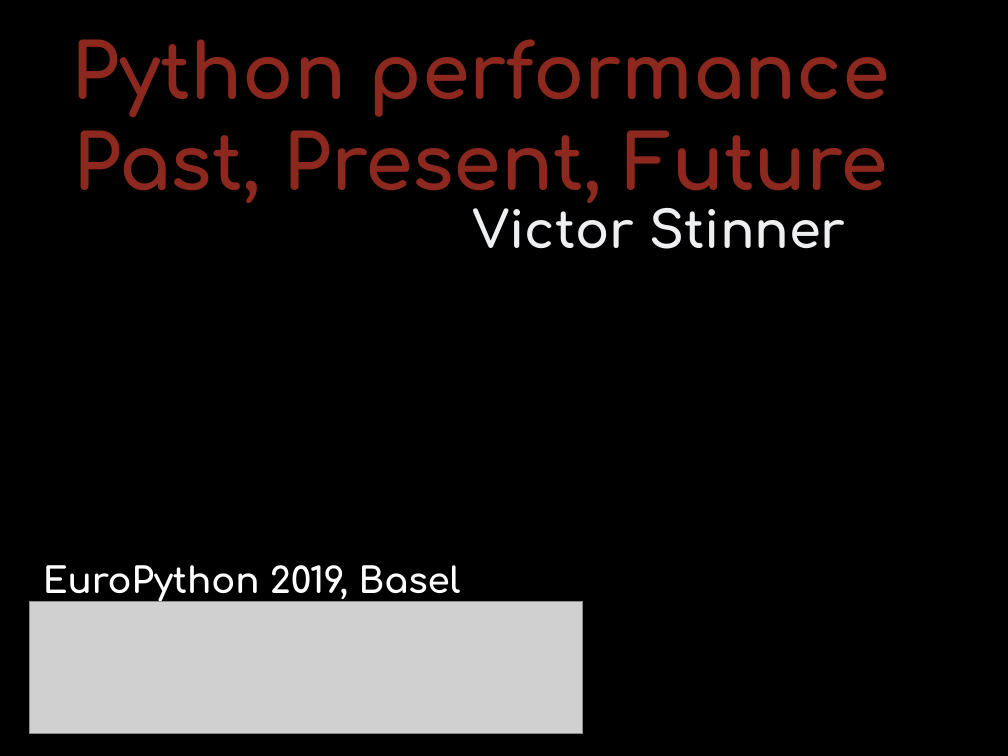
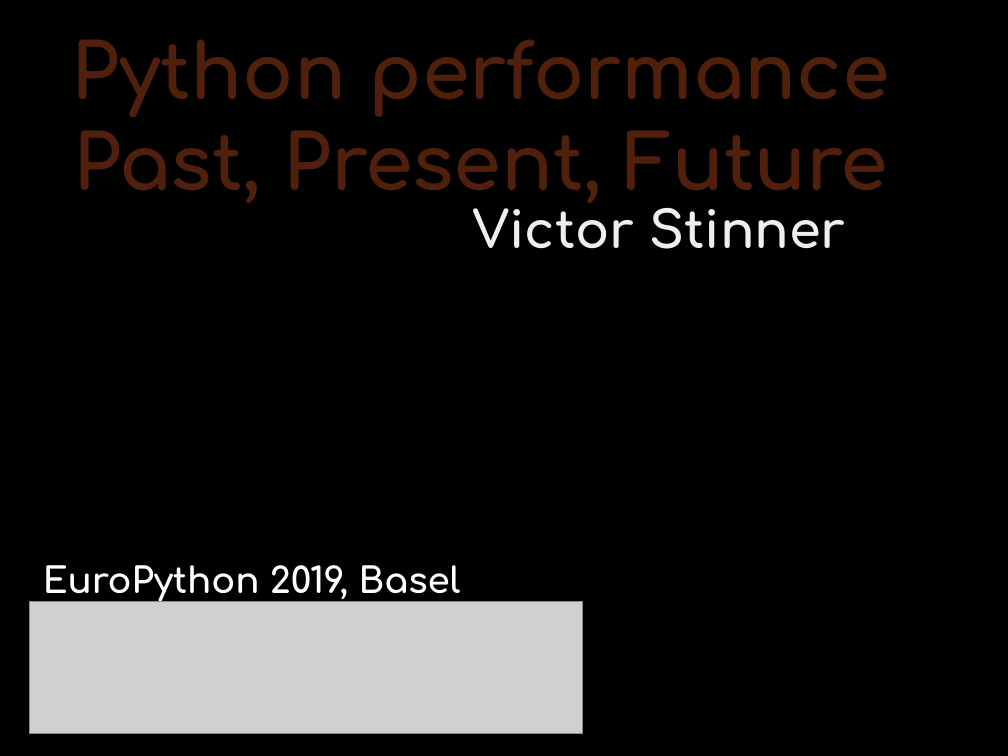
Before and after one commit to vstinner/talks, a slide deck: slide 1 of 2019-EuroPython/python_performance.odp. Drawn at 1008x756 pixels with LibreOffice and Linux fonts; fonts in the diff are those of the drawing; grey boxes stand for pictures; background and template pictures are left out. Boxes give left, top, right and bottom in pixels: in the first picture for what was removed or moved away, otherwise in the second. Text is boxed around its words. In the diff, an @@ line names an element or a change of style, - is before the commit and + after.

Commit message:
EuroPython

```diff
--- a/2019-EuroPython/python_performance.odp
+++ b/2019-EuroPython/python_performance.odp
@@ text "Python performance" at (x1=72, y1=39, x2=890, y2=209): text colour #8D281E to #50200C @@
```
Also in this commit, not shown: 19 other slides changed, 6 slides added, 1 other file.
